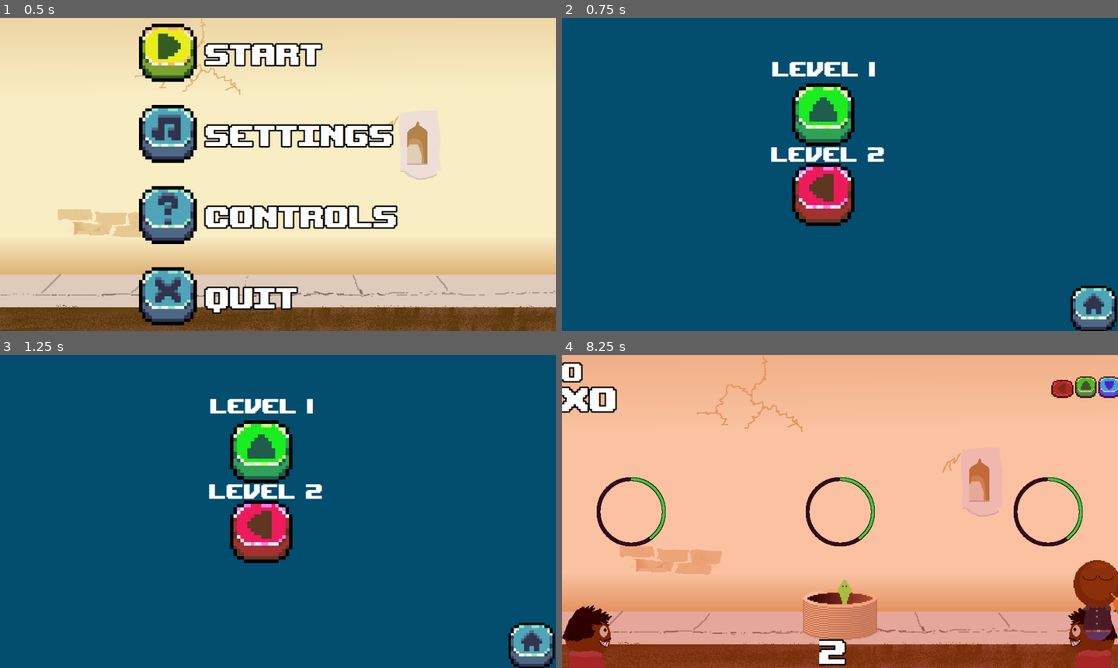
Above: before the commit, frames 1-4 (two rows, left to right).
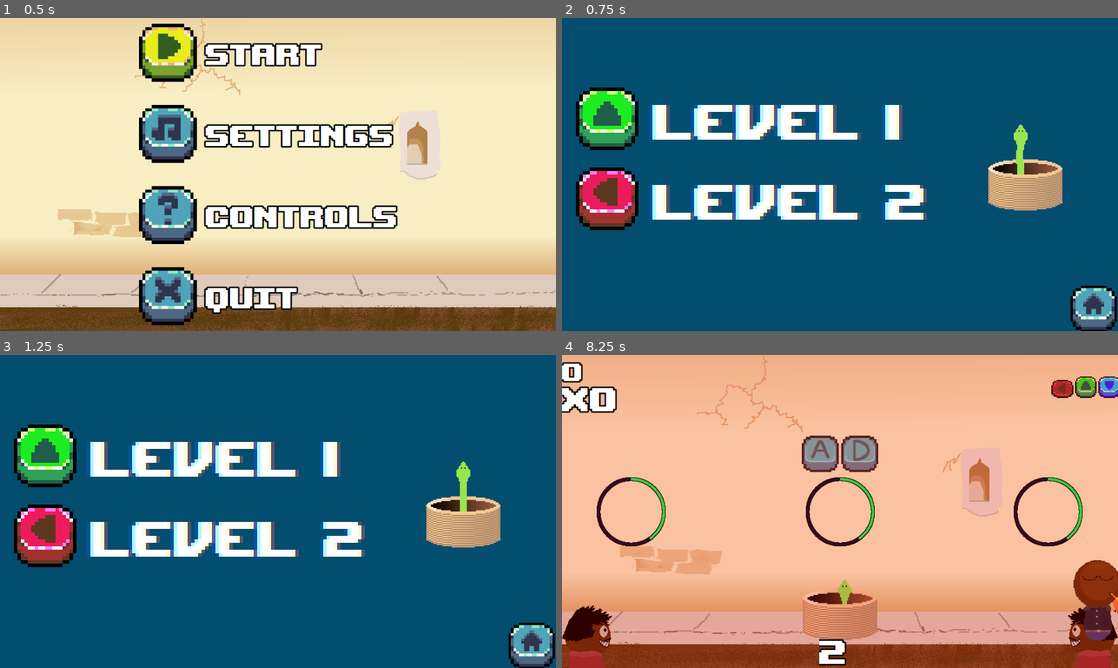
Above: after the commit, the same moments.

Repository: K0RIS/WinterMelonJam2023
Game: Godot game, scene res://assets/scenes/main_menu.tscn
Two runs of this game, one before a commit and one after it. Both use one fixed random seed, a clock stepped at 60 frames per second and the inputs below. Sound files missing from this copy of the repository are replaced by a short silence.
Inputs (mouse positions are in pixels of both pictures, inside the frame that each line leads up to; where the layout moved, square brackets give the same spot in the first picture):
- Up to frame 1 (0.5 s): no input
- Up to frame 2 (0.75 s): click (728, 52) at 0.5 s
- Up to frame 3 (1.25 s): no input
- Up to frame 4 (8.25 s): click (606, 536) [823, 530] at 1.25 s; tap Space (Start_Level) at 2, 2.1, 2.85, 3.5, 3.6, 4.35, 5, 5.1, 5.85, 6.6, 7.35, 8.1 s; hold D (move_right) 2.03-3.53 s; tap Enter (ui_accept) at 2.27, 2.75, 3.02, 4.25, 4.52, 5.27, 6.02, 7.52 s; hold Left (left) 3.53-4.28 s; hold D (move_right) 4.28-5.78 s; hold Left (left) 5.78-6.53 s; hold D (move_right) 6.53-7.28 s; hold Left (left) from 7.28 s (still down)

Frame 1 is identical in both runs. In frame 2, 17% of the frame differs, in the area x 2-90%, y 14-68%; in frame 3, 17%; in frame 4, 1.5%.

Commit message:
FadePrompt

Diff:
--- a/assets/scenes/LevelBase.tscn
+++ b/assets/scenes/LevelBase.tscn
@@ -24,6 +24,26 @@
 
 [sub_resource type="RectangleShape2D" id="RectangleShape2D_0airp"]
 size = Vector2(702, 49)
+
+[sub_resource type="Animation" id="Animation_iqvy7"]
+resource_name = "fade"
+tracks/0/type = "value"
+tracks/0/imported = false
+tracks/0/enabled = true
+tracks/0/path = NodePath(".:modulate")
+tracks/0/interp = 1
+tracks/0/loop_wrap = true
+tracks/0/keys = {
+"times": PackedFloat32Array(0, 1),
+"transitions": PackedFloat32Array(1, 1),
+"update": 0,
+"values": [Color(1, 1, 1, 1), Color(1, 1, 1, 0)]
+}
+
+[sub_resource type="AnimationLibrary" id="AnimationLibrary_tqei4"]
+_data = {
+"fade": SubResource("Animation_iqvy7")
+}
 
 [sub_resource type="Animation" id="Animation_s8xwu"]
 length = 0.001
@@ -147,7 +167,6 @@
 [node name="EnvironmentalAreas" parent="." instance=ExtResource("4_05wpu")]
 
 [node name="HBoxContainer" type="HBoxContainer" parent="."]
-visible = false
 anchors_preset = 8
 anchor_left = 0.5
 anchor_top = 0.5
@@ -167,6 +186,11 @@
 [node name="TextureRect2" type="TextureRect" parent="HBoxContainer"]
 layout_mode = 2
 texture = ExtResource("10_5samq")
+
+[node name="AnimationPlayer" type="AnimationPlayer" parent="HBoxContainer"]
+libraries = {
+"": SubResource("AnimationLibrary_tqei4")
+}
 
 [node name="SnakeCharmer" parent="." instance=ExtResource("3_mo7sc")]
 position = Vector2(296, 433)
@@ -202,6 +226,7 @@
 
 [connection signal="StartGame" from="ReadyUpScreen" to="." method="_on_ready_up_screen_start_game"]
 [connection signal="snake_lose" from="EnvironmentalAreas" to="." method="_on_environmental_areas_snake_lose"]
+[connection signal="animation_finished" from="HBoxContainer/AnimationPlayer" to="." method="_on_animation_player_animation_finished"]
 [connection signal="DeathReason" from="SnakeCharmer" to="LoseScreen" method="ChangeDeathReason"]
 [connection signal="died" from="SnakeCharmer" to="." method="_on_snake_charmer_died"]
 [connection signal="GettingFaster" from="SnakeCharmer/Node/RhythmGame" to="SpeedUp" method="_on_rhythm_game_getting_faster"]
--- a/assets/scenes/main_menu.tscn
+++ b/assets/scenes/main_menu.tscn
@@ -21,6 +21,7 @@
 [ext_resource type="Texture2D" uid="uid://cg4khuj77w6xh" path="res://assets/sprites/buttons/button_up_pressed.png" id="16_7tpc5"]
 [ext_resource type="Texture2D" uid="uid://c28lfo3hm582w" path="res://assets/sprites/buttons/button_left.png" id="17_47xhd"]
 [ext_resource type="Texture2D" uid="uid://dqyr5ea1l5age" path="res://assets/sprites/buttons/button_left_pressed.png" id="18_ag4yr"]
+[ext_resource type="Texture2D" uid="uid://rxkkfhnfw6lp" path="res://assets/sprites/basket.png" id="22_85a2j"]
 
 [sub_resource type="Animation" id="Animation_scoy6"]
 length = 0.001
@@ -201,6 +202,224 @@
 "ShowMain": SubResource("Animation_oo7u1"),
 "ShowSettings": SubResource("Animation_sjnvu")
 }
+
+[sub_resource type="AtlasTexture" id="AtlasTexture_831fx"]
+atlas = ExtResource("22_85a2j")
+region = Rect2(1856, 640, 64, 128)
+
+[sub_resource type="AtlasTexture" id="AtlasTexture_hcocg"]
+atlas = ExtResource("22_85a2j")
+region = Rect2(1792, 640, 64, 128)
+
+[sub_resource type="AtlasTexture" id="AtlasTexture_3dgl6"]
+atlas = ExtResource("22_85a2j")
+region = Rect2(1728, 640, 64, 128)
+
+[sub_resource type="AtlasTexture" id="AtlasTexture_eypq8"]
+atlas = ExtResource("22_85a2j")
+region = Rect2(1664, 640, 64, 128)
+
+[sub_resource type="AtlasTexture" id="AtlasTexture_ltspr"]
+atlas = ExtResource("22_85a2j")
+region = Rect2(1600, 640, 64, 128)
+
+[sub_resource type="AtlasTexture" id="AtlasTexture_akmk2"]
+atlas = ExtResource("22_85a2j")
+region = Rect2(1536, 640, 64, 128)
+
+[sub_resource type="AtlasTexture" id="AtlasTexture_33vlj"]
+atlas = ExtResource("22_85a2j")
+region = Rect2(1472, 640, 64, 128)
+
+[sub_resource type="AtlasTexture" id="AtlasTexture_ig3ow"]
+atlas = ExtResource("22_85a2j")
+region = Rect2(1408, 640, 64, 128)
+
+[sub_resource type="AtlasTexture" id="AtlasTexture_6cgs7"]
+atlas = ExtResource("22_85a2j")
+region = Rect2(1344, 640, 64, 128)
+
+[sub_resource type="AtlasTexture" id="AtlasTexture_wac5g"]
+atlas = ExtResource("22_85a2j")
+region = Rect2(1280, 640, 64, 128)
+
+[sub_resource type="AtlasTexture" id="AtlasTexture_btr2r"]
+atlas = ExtResource("22_85a2j")
+region = Rect2(1216, 640, 64, 128)
+
+[sub_resource type="AtlasTexture" id="AtlasTexture_1ggcm"]
+atlas = ExtResource("22_85a2j")
+region = Rect2(1152, 640, 64, 128)
+
+[sub_resource type="AtlasTexture" id="AtlasTexture_ddal4"]
+atlas = ExtResource("22_85a2j")
+region = Rect2(1088, 640, 64, 128)
+
+[sub_resource type="AtlasTexture" id="AtlasTexture_gkko4"]
+atlas = ExtResource("22_85a2j")
+region = Rect2(1024, 640, 64, 128)
+
+[sub_resource type="AtlasTexture" id="AtlasTexture_ikdsh"]
+atlas = ExtResource("22_85a2j")
+region = Rect2(960, 640, 64, 128)
+
+[sub_resource type="AtlasTexture" id="AtlasTexture_6qwlf"]
+atlas = ExtResource("22_85a2j")
+region = Rect2(896, 640, 64, 128)
+
+[sub_resource type="AtlasTexture" id="AtlasTexture_8lqpm"]
+atlas = ExtResource("22_85a2j")
+region = Rect2(832, 640, 64, 128)
+
+[sub_resource type="AtlasTexture" id="AtlasTexture_pcmhr"]
+atlas = ExtResource("22_85a2j")
+region = Rect2(768, 640, 64, 128)
+
+[sub_resource type="AtlasTexture" id="AtlasTexture_l5mgr"]
+atlas = ExtResource("22_85a2j")
+region = Rect2(704, 640, 64, 128)
+
+[sub_resource type="AtlasTexture" id="AtlasTexture_qm8yf"]
+atlas = ExtResource("22_85a2j")
+region = Rect2(640, 640, 64, 128)
+
+[sub_resource type="AtlasTexture" id="AtlasTexture_xhung"]
+atlas = ExtResource("22_85a2j")
+region = Rect2(576, 640, 64, 128)
+
+[sub_resource type="AtlasTexture" id="AtlasTexture_a2rak"]
+atlas = ExtResource("22_85a2j")
+region = Rect2(512, 640, 64, 128)
+
+[sub_resource type="AtlasTexture" id="AtlasTexture_tpw76"]
+atlas = ExtResource("22_85a2j")
+region = Rect2(448, 640, 64, 128)
+
+[sub_resource type="AtlasTexture" id="AtlasTexture_n41e2"]
+atlas = ExtResource("22_85a2j")
+region = Rect2(384, 640, 64, 128)
+
+[sub_resource type="AtlasTexture" id="AtlasTexture_q8ou4"]
+atlas = ExtResource("22_85a2j")
+region = Rect2(320, 640, 64, 128)
+
+[sub_resource type="AtlasTexture" id="AtlasTexture_gueti"]
+atlas = ExtResource("22_85a2j")
+region = Rect2(256, 640, 64, 128)
+
+[sub_resource type="AtlasTexture" id="AtlasTexture_bopmg"]
+atlas = ExtResource("22_85a2j")
+region = Rect2(192, 640, 64, 128)
+
+[sub_resource type="AtlasTexture" id="AtlasTexture_5n4kh"]
+atlas = ExtResource("22_85a2j")
+region = Rect2(128, 640, 64, 128)
+
+[sub_resource type="AtlasTexture" id="AtlasTexture_ffoqa"]
+atlas = ExtResource("22_85a2j")
+region = Rect2(64, 640, 64, 128)
+
+[sub_resource type="AtlasTexture" id="AtlasTexture_foigw"]
+atlas = ExtResource("22_85a2j")
+region = Rect2(0, 640, 64, 128)
+
+[sub_resource type="SpriteFrames" id="SpriteFrames_82iwi"]
+animations = [{
+"frames": [{
+"duration": 1.0,
+"texture": SubResource("AtlasTexture_831fx")
+}, {
+"duration": 1.0,
+"texture": SubResource("AtlasTexture_hcocg")
+}, {
+"duration": 1.0,
+"texture": SubResource("AtlasTexture_3dgl6")
+}, {
+"duration": 1.0,
+"texture": SubResource("AtlasTexture_eypq8")
+}, {
+"duration": 1.0,
+"texture": SubResource("AtlasTexture_ltspr")
+}, {
+"duration": 1.0,
+"texture": SubResource("AtlasTexture_akmk2")
+}, {
+"duration": 1.0,
+"texture": SubResource("AtlasTexture_33vlj")
+}, {
+"duration": 1.0,
+"texture": SubResource("AtlasTexture_ig3ow")
+}, {
+"duration": 1.0,
+"texture": SubResource("AtlasTexture_6cgs7")
+}, {
+"duration": 1.0,
+"texture": SubResource("AtlasTexture_wac5g")
+}, {
+"duration": 1.0,
+"texture": SubResource("AtlasTexture_btr2r")
+}, {
+"duration": 1.0,
+"texture": SubResource("AtlasTexture_1ggcm")
+}, {
+"duration": 1.0,
+"texture": SubResource("AtlasTexture_ddal4")
+}, {
+"duration": 1.0,
+"texture": SubResource("AtlasTexture_gkko4")
+}, {
+"duration": 1.0,
+"texture": SubResource("AtlasTexture_ikdsh")
+}, {
+"duration": 1.0,
+"texture": SubResource("AtlasTexture_6qwlf")
+}, {
+"duration": 1.0,
+"texture": SubResource("AtlasTexture_8lqpm")
+}, {
+"duration": 1.0,
+"texture": SubResource("AtlasTexture_pcmhr")
+}, {
+"duration": 1.0,
+"texture": SubResource("AtlasTexture_l5mgr")
+}, {
+"duration": 1.0,
+"texture": SubResource("AtlasTexture_qm8yf")
+}, {
+"duration": 1.0,
+"texture": SubResource("AtlasTexture_xhung")
+}, {
+"duration": 1.0,
+"texture": SubResource("AtlasTexture_a2rak")
+}, {
+"duration": 1.0,
+"texture": SubResource("AtlasTexture_tpw76")
+}, {
+"duration": 1.0,
+"texture": SubResource("AtlasTexture_n41e2")
+}, {
+"duration": 1.0,
+"texture": SubResource("AtlasTexture_q8ou4")
+}, {
+"duration": 1.0,
+"texture": SubResource("AtlasTexture_gueti")
+}, {
+"duration": 1.0,
+"texture": SubResource("AtlasTexture_bopmg")
+}, {
+"duration": 1.0,
+"texture": SubResource("AtlasTexture_5n4kh")
+}, {
+"duration": 1.0,
+"texture": SubResource("AtlasTexture_ffoqa")
+}, {
+"duration": 1.0,
+"texture": SubResource("AtlasTexture_foigw")
+}],
+"loop": true,
+"name": &"default",
+"speed": 23.0
+}]
 
 [node name="MainMenu" type="CanvasLayer"]
 script = ExtResource("1_m3phr")
@@ -488,55 +707,73 @@
 stretch_mode = 4
 metadata/_edit_group_ = true
 
-[node name="Label" type="Label" parent="Level Ui"]
-layout_mode = 2
-offset_left = 363.0
-offset_top = 63.0
-offset_right = 592.0
-offset_bottom = 109.0
-theme = ExtResource("10_hk0rq")
-theme_override_font_sizes/font_size = 50
-text = "Level 1
-"
-
-[node name="Label2" type="Label" parent="Level Ui"]
-layout_mode = 2
-offset_left = 361.0
-offset_top = 210.0
-offset_right = 577.0
-offset_bottom = 279.0
-theme = ExtResource("10_hk0rq")
-theme_override_font_sizes/font_size = 50
-text = "Level 2"
-
 [node name="VBoxContainer" type="VBoxContainer" parent="Level Ui"]
 layout_mode = 1
-anchors_preset = 15
-anchor_right = 1.0
-anchor_bottom = 1.0
-offset_left = 397.0
-offset_top = 113.0
-offset_right = -545.0
-offset_bottom = -365.0
-grow_horizontal = 2
-grow_vertical = 2
+offset_right = 101.0
+offset_bottom = 41.0
 scale = Vector2(6, 6)
 theme_override_constants/separation = 5
 metadata/_edit_group_ = true
 
-[node name="level1" type="TextureButton" parent="Level Ui/VBoxContainer"]
+[node name="Control" type="Control" parent="Level Ui/VBoxContainer"]
+layout_mode = 2
+
+[node name="Control2" type="Control" parent="Level Ui/VBoxContainer"]
+layout_mode = 2
+
+[node name="Control3" type="Control" parent="Level Ui/VBoxContainer"]
+layout_mode = 2
+
+[node name="Control4" type="Control" parent="Level Ui/VBoxContainer"]
+layout_mode = 2
+
+[node name="HBoxContainer" type="HBoxContainer" parent="Level Ui/VBoxContainer"]
+layout_mode = 2
+
+[node name="Control" type="Control" parent="Level Ui/VBoxContainer/HBoxContainer"]
+layout_mode = 2
+
+[node name="level1" type="TextureButton" parent="Level Ui/VBoxContainer/HBoxContainer"]
 texture_filter = 1
 layout_mode = 2
 texture_normal = ExtResource("15_fmwas")
 texture_pressed = ExtResource("16_7tpc5")
 stretch_mode = 4
 
-[node name="Level2" type="TextureButton" parent="Level Ui/VBoxContainer"]
+[node name="Label" type="Label" parent="Level Ui/VBoxContainer/HBoxContainer"]
+layout_mode = 2
+theme = ExtResource("10_hk0rq")
+theme_override_font_sizes/font_size = 20
+text = "Level 1
+"
+
+[node name="HBoxContainer2" type="HBoxContainer" parent="Level Ui/VBoxContainer"]
+layout_mode = 2
+size_flags_horizontal = 4
+size_flags_vertical = 4
+
+[node name="Control" type="Control" parent="Level Ui/VBoxContainer/HBoxContainer2"]
+layout_mode = 2
+
+[node name="Level2" type="TextureButton" parent="Level Ui/VBoxContainer/HBoxContainer2"]
 texture_filter = 1
 layout_mode = 2
 texture_normal = ExtResource("17_47xhd")
 texture_pressed = ExtResource("18_ag4yr")
 stretch_mode = 4
+
+[node name="Label2" type="Label" parent="Level Ui/VBoxContainer/HBoxContainer2"]
+layout_mode = 2
+theme = ExtResource("10_hk0rq")
+theme_override_font_sizes/font_size = 20
+text = "Level 2"
+
+[node name="AnimatedSprite2D" type="AnimatedSprite2D" parent="Level Ui"]
+position = Vector2(800, 216)
+scale = Vector2(2, 2)
+sprite_frames = SubResource("SpriteFrames_82iwi")
+autoplay = "default"
+frame_progress = 0.543961
 
 [node name="Controls" type="Control" parent="."]
 visible = false
@@ -619,9 +856,9 @@
 [connection signal="value_changed" from="Settings Ui/VBoxContainer/SFX" to="Settings Ui" method="_on_sfx_value_changed"]
 [connection signal="button_down" from="Level Ui/Back" to="." method="SoundEffect"]
 [connection signal="pressed" from="Level Ui/Back" to="." method="_on_back_pressed"]
-[connection signal="button_down" from="Level Ui/VBoxContainer/level1" to="." method="SoundEffect"]
-[connection signal="pressed" from="Level Ui/VBoxContainer/level1" to="Level Ui" method="_on_level_1_pressed"]
-[connection signal="button_down" from="Level Ui/VBoxContainer/Level2" to="." method="SoundEffect"]
-[connection signal="pressed" from="Level Ui/VBoxContainer/Level2" to="Level Ui" method="_on_level_2_pressed"]
+[connection signal="button_down" from="Level Ui/VBoxContainer/HBoxContainer/level1" to="." method="SoundEffect"]
+[connection signal="pressed" from="Level Ui/VBoxContainer/HBoxContainer/level1" to="Level Ui" method="_on_level_1_pressed"]
+[connection signal="button_down" from="Level Ui/VBoxContainer/HBoxContainer2/Level2" to="." method="SoundEffect"]
+[connection signal="pressed" from="Level Ui/VBoxContainer/HBoxContainer2/Level2" to="Level Ui" method="_on_level_2_pressed"]
 [connection signal="button_down" from="Controls/Back" to="." method="SoundEffect"]
 [connection signal="pressed" from="Controls/Back" to="." method="_on_back_pressed"]
--- a/assets/scripts/LevelBase.gd
+++ b/assets/scripts/LevelBase.gd
@@ -14,7 +14,6 @@
 	ScoreManager.score.text = "0"
 	ScoreManager.combo.text = "x0"
 	snake_charmer.rhythm_game.start_track()
-	$HBoxContainer.visible = true
 	$Timer.start()
 
 
@@ -39,4 +38,8 @@
 
 
 func _on_timer_timeout():
+	$HBoxContainer/AnimationPlayer.play("fade")
+
+
+func _on_animation_player_animation_finished(anim_name):
 	$HBoxContainer.visible = false
--- a/ready_up_screen.tscn
+++ b/ready_up_screen.tscn
@@ -95,8 +95,8 @@
 anchors_preset = 15
 anchor_right = 1.0
 anchor_bottom = 1.0
-offset_right = 11520.0
-offset_bottom = 6383.86
+offset_right = 12480.0
+offset_bottom = 6923.86
 grow_horizontal = 2
 grow_vertical = 2
 theme = ExtResource("2_m6s3u")
Not shown: 1 places in assets/scenes/LevelBase.tscn that only renumber resources
Not shown: 1 places in assets/scenes/main_menu.tscn that only renumber resources
